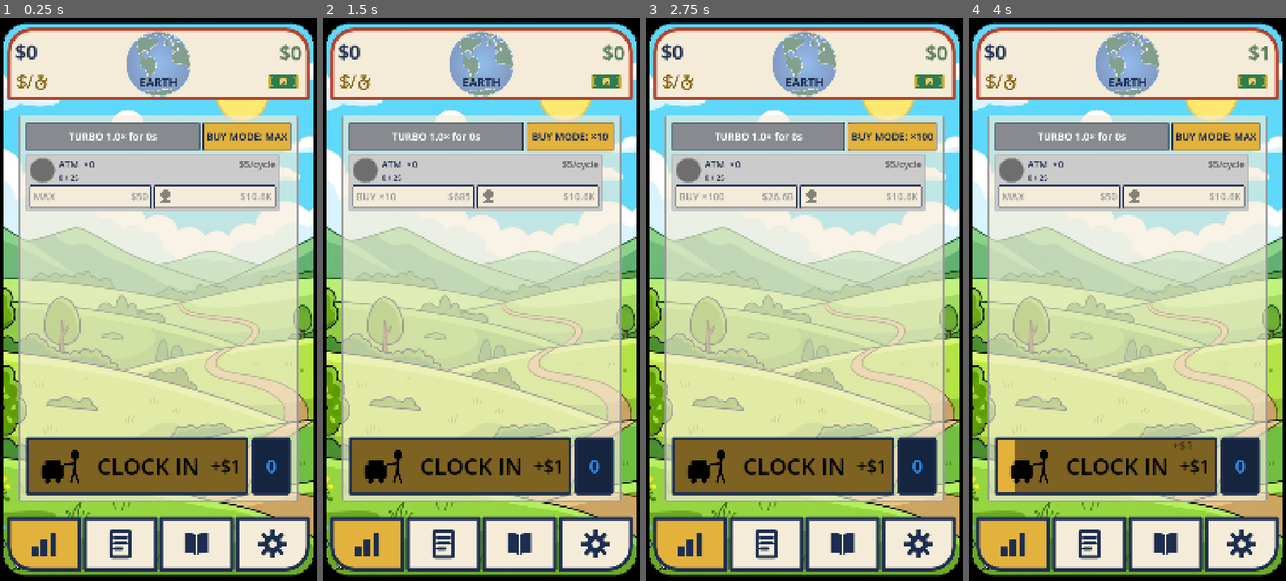
Above: before the commit, frames 1-4 (left to right).
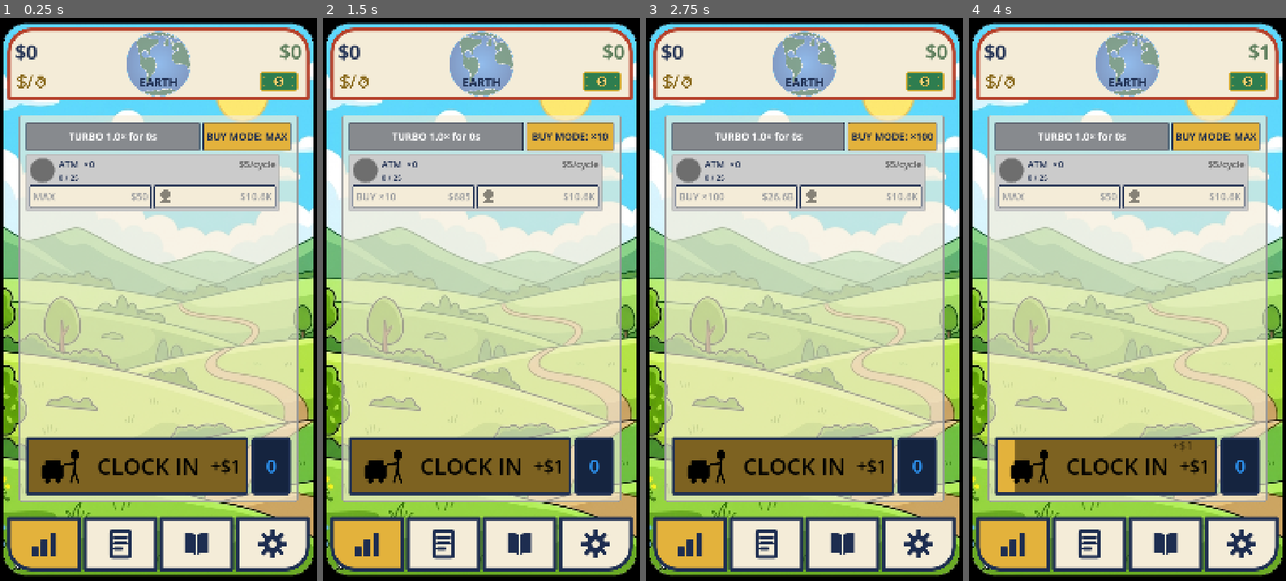
Above: after the commit, the same moments.

Repository: TimGoergen/american-tycoon
Game: Godot game, scene res://Main.tscn
Same seed, same stepped clock (60 frames per second), same inputs: the game is played once before the commit and once after it.
Inputs (mouse positions are in pixels of both pictures, inside the frame that each line leads up to):
- Up to frame 1 (0.25 s): no input
- Up to frame 2 (1.5 s): click "BUY MODE: MAX" at 0.5 s; click "BUY MODE: ×1" at 1.25 s
- Up to frame 3 (2.75 s): click "BUY MODE: ×10" at 2 s
- Up to frame 4 (4 s): click "BUY MODE: ×100" at 2.75 s; click (1105, 468) at 3.5 s

The runs differ from the first frame. In frame 1, 0.4% of the frame differs, in the area x 11-96%, y 4-14%; in frame 2, 0.4%; in frame 3, 0.4%; in frame 4, 0.4%.

Commit message:
UI: smaller centered stopwatch on the income symbol, +30% dollar bill
- income_per_sec.svg: the stopwatch was too large and sat low. Shrunk (circle r17->14) and
  re-centered so its bounding box (y14-51, midpoint ~32) matches the "$"'s vertical center and
  it reads as slightly shorter than the "$".
- HeroStat: the dollar-bill icon is 30% larger again (100x50 -> 130x65). It is positioned from
  its right edge, so the right margin is unchanged.

Verified by headless income-panel crops; boot clean.

Co-Authored-By: Claude Opus 4.8 <noreply@anthropic.com>
Claude-Session: https://claude.ai/code/session_01YGt1uUMG6RvKpKkyyiDnAD

Diff:
--- a/game/art/icons/income_per_sec.svg
+++ b/game/art/icons/income_per_sec.svg
@@ -1,19 +1,20 @@
 <svg xmlns="http://www.w3.org/2000/svg" width="120" height="64" viewBox="0 0 120 64">
   <!-- Income-per-second symbol (Tim, 2026-06-28): "$ / stopwatch" = dollars per second. A single
        dark gold, NO outline (the earlier two-tone "$/s" read poorly). The "s" is replaced by a
-       stopwatch so "per second" is unmistakable. Drawn as strokes (the SVG importer embeds no
-       fonts; see dollar_bill.svg). -->
+       stopwatch so "per second" is unmistakable. The stopwatch is slightly SHORTER than the "$"
+       and vertically CENTERED on it (its bounding box spans y14–51, midpoint ~32, just like the
+       "$"'s y9–55). Drawn as strokes (the SVG importer embeds no fonts; see dollar_bill.svg). -->
   <g fill="none" stroke="#8A6A1C" stroke-width="7" stroke-linecap="round" stroke-linejoin="round">
-    <!-- $ -->
+    <!-- $ (vertical span y9–55, centered ~y32) -->
     <line x1="24" y1="9" x2="24" y2="55"/>
     <path d="M 38 18 C 38 10 11 10 11 23 C 11 32 38 32 38 41 C 38 54 11 54 11 46"/>
     <!-- / -->
     <line x1="62" y1="12" x2="48" y2="52"/>
     <!-- stopwatch: face, top plunger (stem + button cap), a side start/stop button, and a hand -->
-    <circle cx="94" cy="42" r="17"/>
-    <line x1="94" y1="13" x2="94" y2="25"/>
-    <line x1="85" y1="13" x2="103" y2="13"/>
-    <line x1="109" y1="29" x2="114" y2="24"/>
-    <line x1="94" y1="42" x2="102" y2="34"/>
+    <circle cx="93" cy="37" r="14"/>
+    <line x1="93" y1="14" x2="93" y2="23"/>
+    <line x1="85" y1="14" x2="101" y2="14"/>
+    <line x1="106" y1="28" x2="110" y2="24"/>
+    <line x1="93" y1="37" x2="100" y2="30"/>
   </g>
 </svg>
--- a/game/scripts/ui/HeroStat.gd
+++ b/game/scripts/ui/HeroStat.gd
@@ -41,9 +41,10 @@
 # CASH_BILL_EDGE_PAD is extra right clearance on top of EDGE_MARGIN so the edge-filling bill
 # sits comfortably inside the thick red frame rather than against it.
 const CASH_BILL_ICON_PATH := "res://art/icons/dollar_bill.svg"
-# 40% larger than the original 72×36 (Tim, 2026-06-28). The bill is positioned from its RIGHT
-# edge (area.x − margin), so enlarging it grows the bill leftward and keeps the right margin.
-const CASH_BILL_SIZE := Vector2(100, 50)
+# Enlarged in two passes (Tim, 2026-06-28): +40% then +30% over the original 72×36. The bill is
+# positioned from its RIGHT edge (area.x − margin), so enlarging it grows the bill leftward and
+# keeps the right margin unchanged.
+const CASH_BILL_SIZE := Vector2(130, 65)
 const CASH_BILL_EDGE_PAD := 14
 
 # The dark-gold "$ / stopwatch" income-per-second symbol shown beneath the income number,
